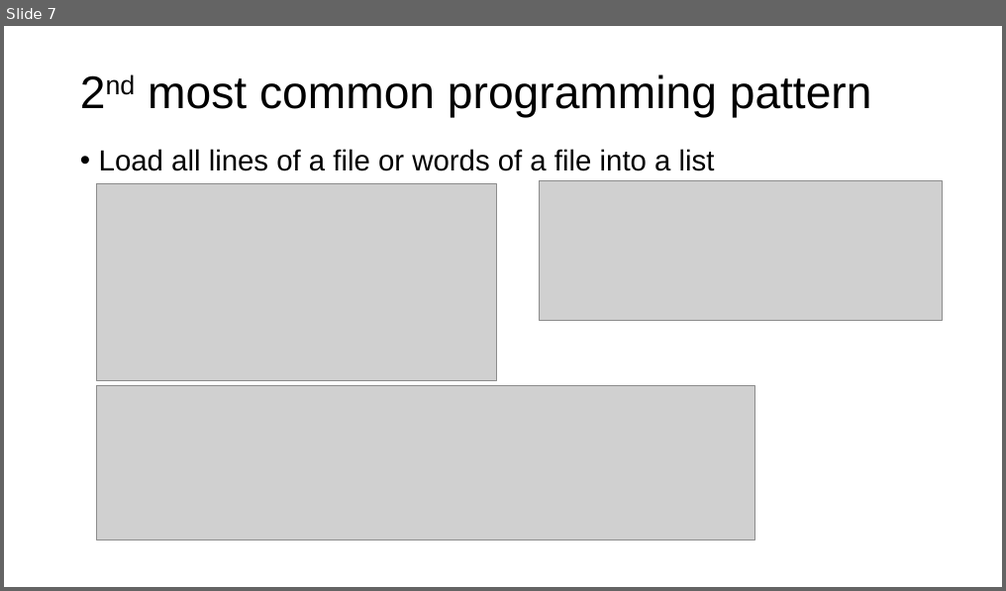
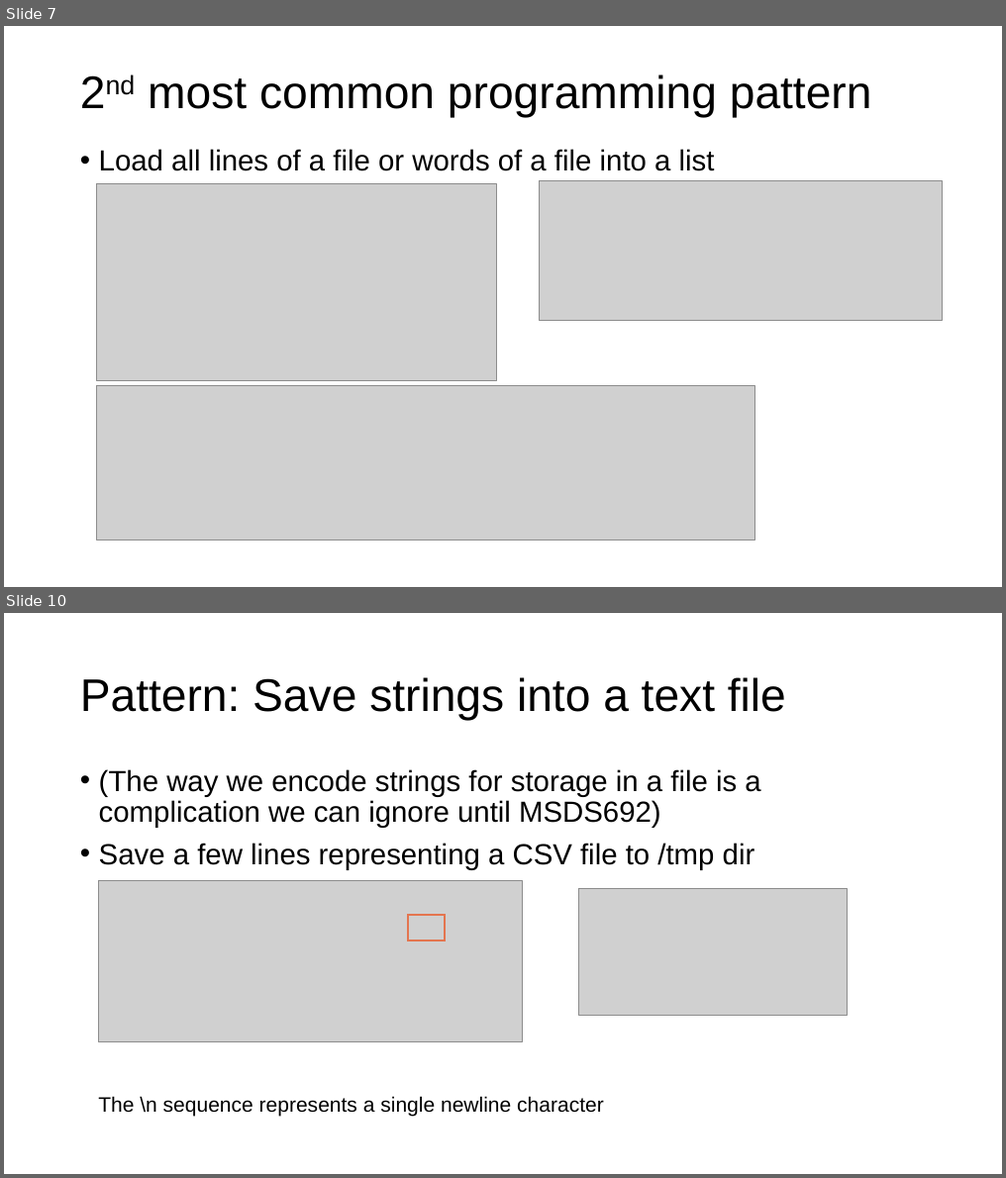
Before and after one commit to parrt/msds501, a slide deck: slides/files.pptx. Shown one above the other, each under a label of ours: slide 7 before the commit, slides 7 and 10 after it; the slides between them are not shown. The pictures are 1006x591 and 1006x1178 pixels, drawn with LibreOffice and Linux fonts; fonts in the diff are those of the drawing; grey boxes stand for pictures; background and template pictures are left out. Boxes give left, top, right and bottom in pixels: in the first picture for what was removed or moved away, otherwise in the second. Text is boxed around its words. In the diff, an @@ line names an element or a change of style, - is before the commit and + after.

```diff
--- a/slides/files.pptx
+++ b/slides/files.pptx
@@ slide 10 added at box(4, 613, 1002, 1174), background #FFFFFF @@
@@ title added at box(80, 677, 786, 721), 44 pt, text #000000 @@
+Pattern: Save strings into a text file
@@ text added at box(99, 769, 760, 870), 28 pt, text #000000 @@
+• (The way we encode strings for storage in a file is a complication we can ignore until MSDS692)
+• Save a few lines representing a CSV file to /tmp dir
@@ picture added at box(98, 881, 523, 1042) @@
@@ picture added at box(579, 888, 846, 1015) @@
@@ rectangle added at box(408, 915, 445, 940), outline #E4754F 2 pt @@
@@ text added at box(98, 1096, 604, 1117), 20 pt, text #000000 @@
+The \n sequence represents a single newline character
```
Also in this commit, not shown: 3 slides changed, 1 other slide added, 3 other files.
